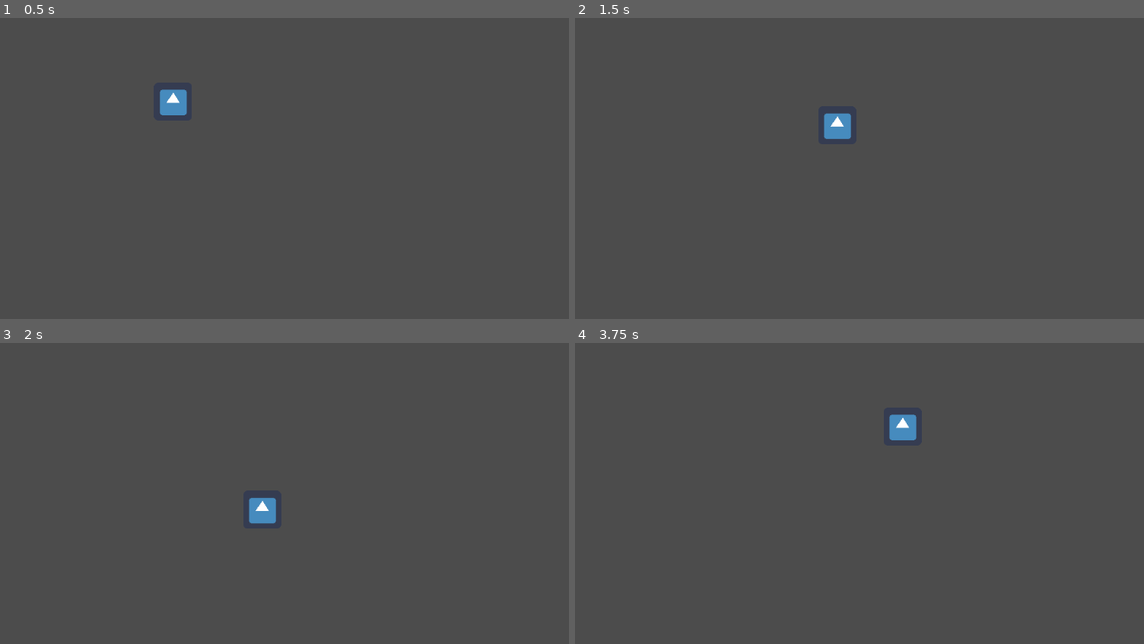
Above: before the commit, frames 1-4 (two rows, left to right).
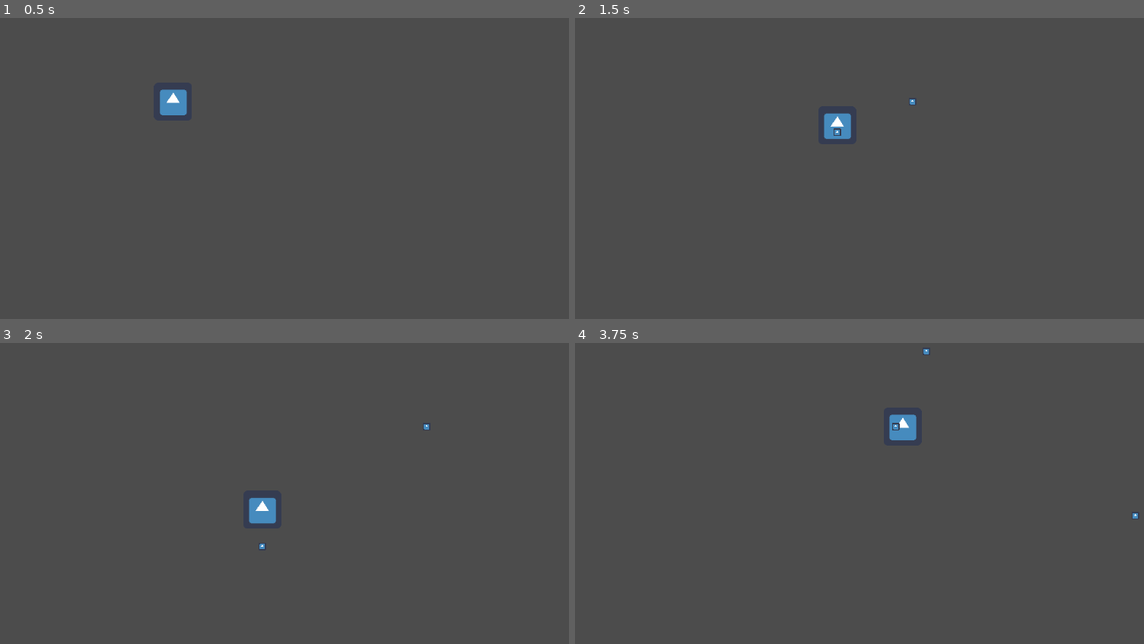
Above: after the commit, the same moments.

Repository: FelipePM01/SpookyScaryGameJamRep
Game: Godot game, scene res://Scenes/Game.tscn
Same seed, same stepped clock (60 frames per second), same inputs: the game is played once before the commit and once after it. The engine's default icon, where the game draws it, is replaced by a stand-in: a white triangle on a blue panel in a dark square.
Inputs:
- Up to frame 1 (0.5 s): no input
- Up to frame 2 (1.5 s): tap Enter at 0.5 s; hold D (right) 0.53-1.28 s; tap Space (shoot) at 0.6, 1.35 s; hold S (down) from 1.28 s (still down)
- Up to frame 3 (2 s): keep holding S (down)
- Up to frame 4 (3.75 s): release S (down) at 2.03 s; hold D (right) 2.03-2.78 s; tap Space (shoot) at 2.1, 2.85, 3.6 s; hold W (up) 2.78-3.53 s; hold A (left) from 3.53 s (still down)

Frame 1 is identical in both runs. In frame 2, less than 0.1% of the frame differs, in the area x 45-60%, y 27-40%; in frame 3, less than 0.1%; in frame 4, less than 0.1%, in the area x 55-99%, y 2-59%.

Commit message:
character now fire basic projectile

Diff:
--- a/SpookyScaryGameJam/Scenes/Projectile.tscn
+++ b/SpookyScaryGameJam/Scenes/Projectile.tscn
@@ -7,6 +7,8 @@
 extents = Vector2( 6.59699, 6.67071 )
 
 [node name="Projectile" type="KinematicBody2D"]
+collision_layer = 2
+collision_mask = 2
 script = ExtResource( 2 )
 
 [node name="CollisionShape2D" type="CollisionShape2D" parent="."]
@@ -14,5 +16,6 @@
 
 [node name="Sprite" type="Sprite" parent="."]
 scale = Vector2( 0.2, 0.2 )
+z_index = 2
 texture = ExtResource( 1 )
 [connection signal="visibility_changed" from="CollisionShape2D" to="." method="_on_CollisionShape2D_visibility_changed"]
--- a/SpookyScaryGameJam/Scripts/Character.gd
+++ b/SpookyScaryGameJam/Scripts/Character.gd
@@ -1,6 +1,8 @@
 extends KinematicBody2D
 var velocity=Vector2(0,0)
 var SPEED=200
+var last_velocity=Vector2(1,0)
+onready var projectile=preload("res://Scenes/Projectile.tscn")
 func _ready():
 	pass # Replace with function body.
 
@@ -21,6 +23,10 @@
 		velocity.x=0
 	velocity=velocity.normalized()*SPEED
 	var collision=move_and_collide(velocity*delta)
+	if velocity!=Vector2(0,0):
+		last_velocity=velocity
 
 	if Input.is_action_just_pressed("shoot"):
-		pass
+		var p=projectile.instance()
+		get_parent().add_child(p)
+		p.start(global_position,last_velocity)
--- a/SpookyScaryGameJam/Scripts/Projectile.gd
+++ b/SpookyScaryGameJam/Scripts/Projectile.gd
@@ -7,6 +7,7 @@
 	global_position=start_position
 	direction=start_direction
 	velocity=direction.normalized()*SPEED
+	print(1)
 func _ready():
 	pass # Replace with function body.
 
@@ -15,8 +16,11 @@
 	if collision:
 		if collision.collider.has_method("hit"):
 			collision.collider.hit()
+		print(2)
 		queue_free()
 
 
 func _on_CollisionShape2D_visibility_changed():
-	queue_free()
+#	print(2)
+#	queue_free()
+	pass
